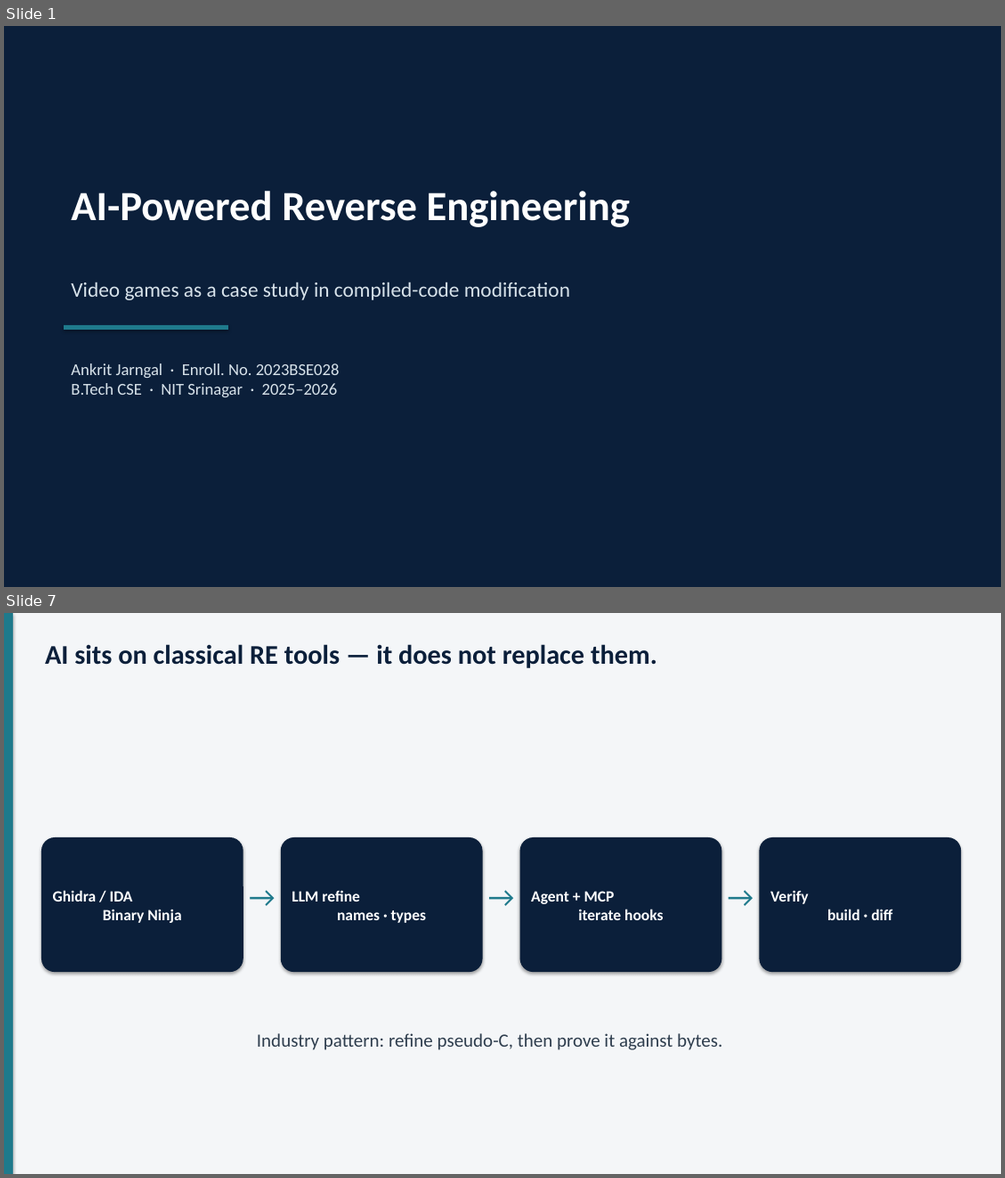
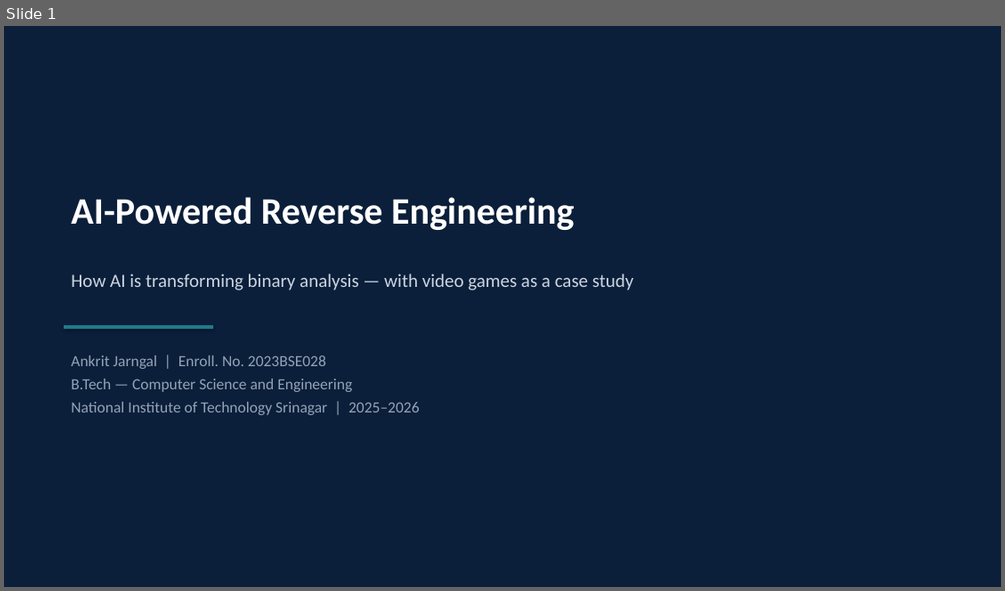
Before and after one commit to Ankritjarngal/coding-platform-assignment, a slide deck: seminar/Ankrit_Jarngal_2023BSE028_Seminar_PPT.pptx. Shown one above the other, each under a label of ours: slides 1 and 7 before the commit, slide 1 after it; the slides between them are not shown. The pictures are 1005x1178 and 1005x591 pixels, drawn with LibreOffice and Linux fonts; fonts in the diff are those of the drawing. Boxes give left, top, right and bottom in pixels: in the first picture for what was removed or moved away, otherwise in the second. Text is boxed around its words. In the diff, an @@ line names an element or a change of style, - is before the commit and + after.

```diff
--- a/seminar/Ankrit_Jarngal_2023BSE028_Seminar_PPT.pptx
+++ b/seminar/Ankrit_Jarngal_2023BSE028_Seminar_PPT.pptx
@@ slide 7 removed at (x1=4, y1=613, x2=1001, y2=1174), background #F4F6F8 @@
@@ rectangle removed at (x1=4, y1=613, x2=13, y2=1174) @@
@@ text removed at (x1=45, y1=644, x2=657, y2=668) @@
-AI sits on classical RE tools — it does not replace them.
@@ rounded rectangle removed at (x1=41, y1=837, x2=243, y2=972) @@
-Ghidra / IDA
-Binary Ninja
@@ rounded rectangle removed at (x1=281, y1=837, x2=483, y2=972) @@
-LLM refine
-names · types
@@ rounded rectangle removed at (x1=520, y1=837, x2=722, y2=972) @@
-Agent + MCP
-iterate hooks
@@ rounded rectangle removed at (x1=760, y1=837, x2=961, y2=972) @@
-Verify
-build · diff
@@ text removed at (x1=240, y1=875, x2=284, y2=919) @@
-→
@@ text removed at (x1=479, y1=875, x2=524, y2=919) @@
-→
@@ text removed at (x1=718, y1=875, x2=763, y2=919) @@
-→
@@ text removed at (x1=257, y1=1033, x2=722, y2=1050) @@
-Industry pattern: refine pseudo-C, then prove it against bytes.
@@ slide 1 changed as well @@
@@ text "AI-Powered Reverse Engineering" moved from (x1=71, y1=191, x2=630, y2=227) to (x1=71, y1=197, x2=574, y2=230) @@
@@ text "AI-Powered Reverse Engineering" at (x1=71, y1=197, x2=574, y2=230): size 40 to 36 pt; more space between paragraphs @@
@@ text at (x1=71, y1=273, x2=634, y2=290): text changed; size 20 to 18 pt; text colour #D7E2EA to #CBD5E1 @@
-Video games as a case study in compiled-code modification
+How AI is transforming binary analysis — with video games as a case study
@@ rectangle resized from (x1=64, y1=325, x2=228, y2=329) to (x1=64, y1=325, x2=213, y2=329) @@
@@ text at (x1=71, y1=355, x2=420, y2=415): text changed; size 16 to 15 pt; text colour #D7E2EA to #94A3B8 @@
-Ankrit Jarngal · Enroll. No. 2023BSE028
-B.Tech CSE · NIT Srinagar · 2025–2026
+Ankrit Jarngal | Enroll. No. 2023BSE028
+B.Tech — Computer Science and Engineering
+National Institute of Technology Srinagar | 2025–2026
```
Also in this commit, not shown: 8 slides added, 12 other slides removed, 14 other files.
